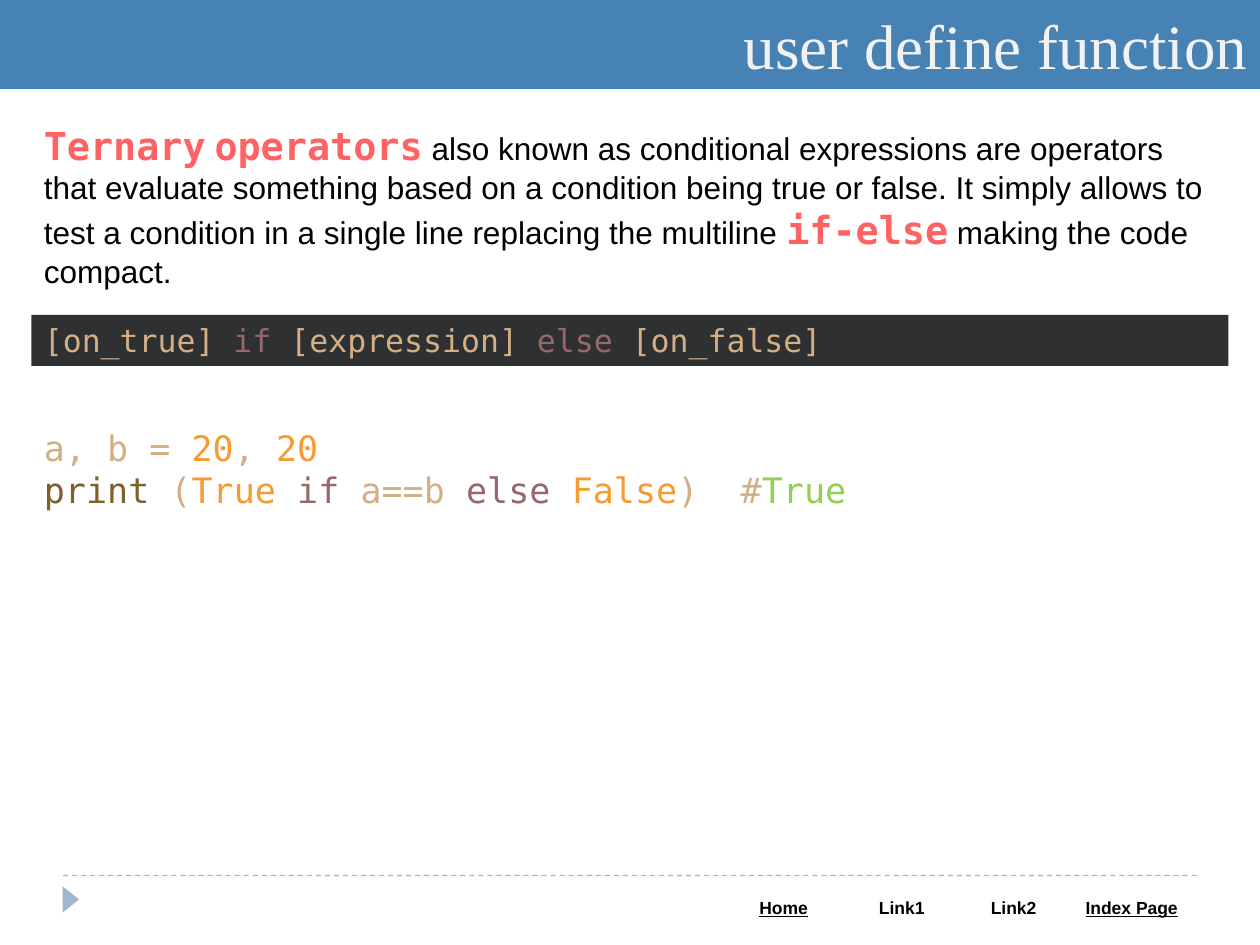
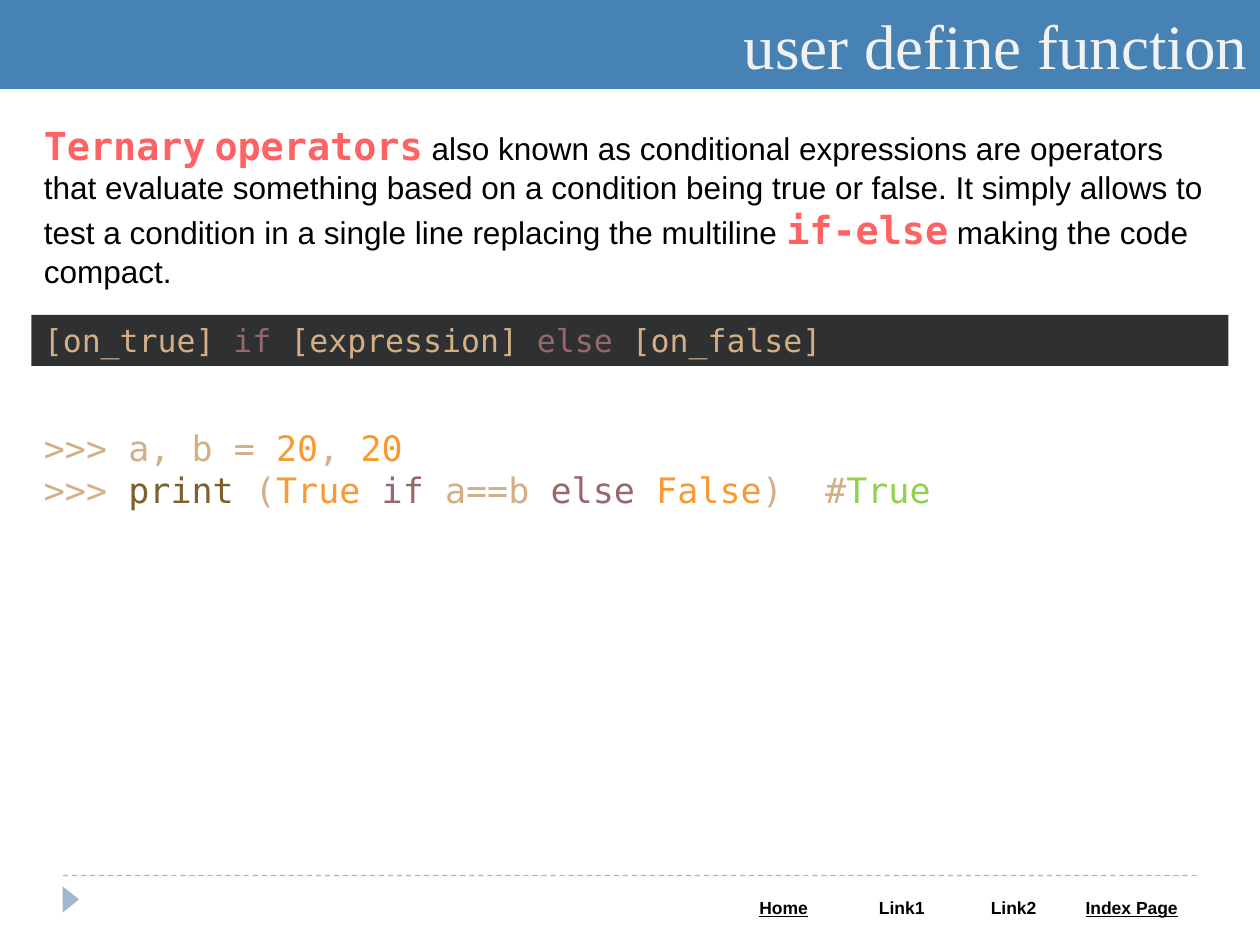
Before and after one commit to Saleel-Bagde-drive/Python-and-Web-PPTs, a slide deck: slide 54 of Python.pptx (slide 48 before the commit). Drawn at 1260x945 pixels with LibreOffice and Linux fonts; fonts in the diff are those of the drawing. Boxes give left, top, right and bottom in pixels: in the first picture for what was removed or moved away, otherwise in the second. Text is boxed around its words. In the diff, an @@ line names an element or a change of style, - is before the commit and + after.

```diff
--- a/Python.pptx
+++ b/Python.pptx
@@ text at (128,434,931,511): text changed; text colour #F79A32 to #D3AF86 @@
-a, b = 20, 20
-print (True if a==b else False) #True
+>>> a, b = 20, 20
+>>> print (True if a==b else False) #True
```
Also in this commit, not shown: 14 other slides changed, 10 slides added, 2 slides removed, 1 other file.
